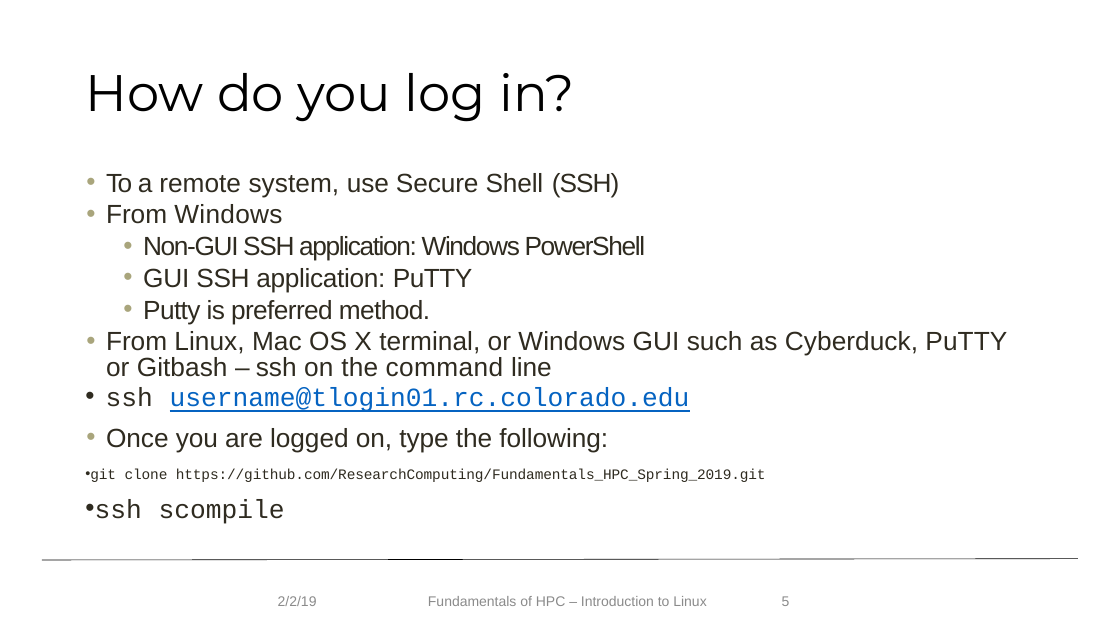
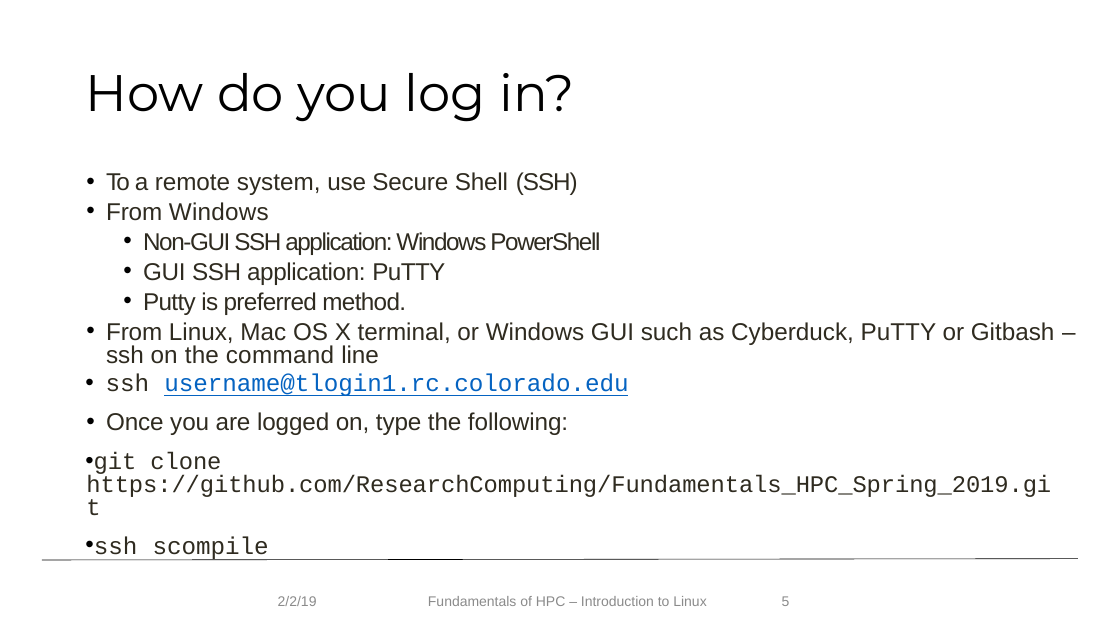
Before and after one commit to f1k4/Fundamentals_HPC_Spring_2019, a slide deck: slide 5 of IntroLinuxHPC19_spring_v2.pptx. Drawn at 1120x630 pixels with LibreOffice and Linux fonts; fonts in the diff are those of the drawing; background and template pictures are left out. Boxes give left, top, right and bottom in pixels: in the first picture for what was removed or moved away, otherwise in the second. Text is boxed around its words. In the diff, an @@ line names an element or a change of style, - is before the commit and + after.

```diff
--- a/IntroLinuxHPC19_spring_v2.pptx
+++ b/IntroLinuxHPC19_spring_v2.pptx
@@ text at bbox=[86, 172, 1055, 560]: size 22.5 to 20.8 pt in "To a remote system, use Secure Shell ...", "From Windows", "Non-GUI SSH application: Windows PowerShell", "GUI SSH application: PuTTY" and 4 more places; size 12.3 to 20.4 pt in "git clone https://github.com/ResearchComputing/Fundamentals_ ..."; bullet colour #A9A57C to #000000 @@
@@ text at bbox=[106, 374, 628, 396]: text changed; size 22.5 to 20.8 pt @@
-• ssh username@tlogin01.rc.colorado.edu
+• ssh username@tlogin1.rc.colorado.edu
```
Also in this commit, not shown: 26 other slides changed, 7 other files.
